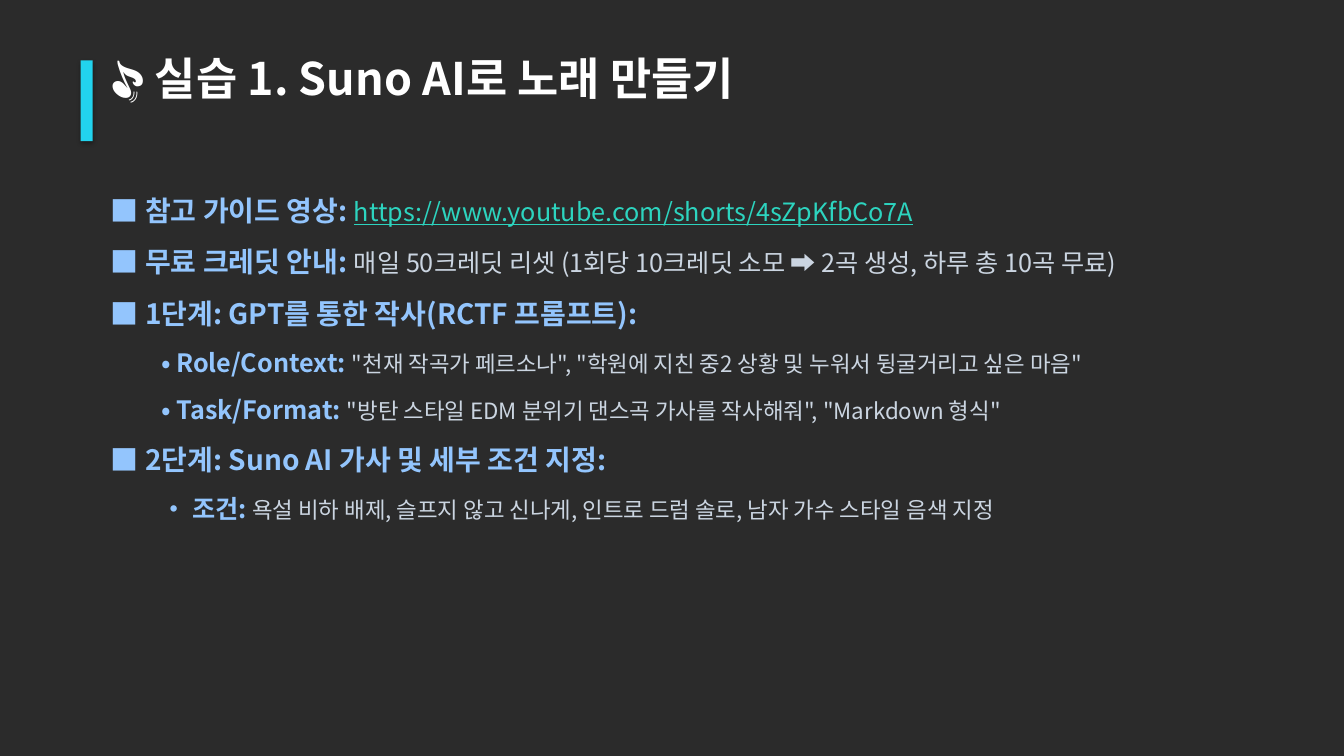
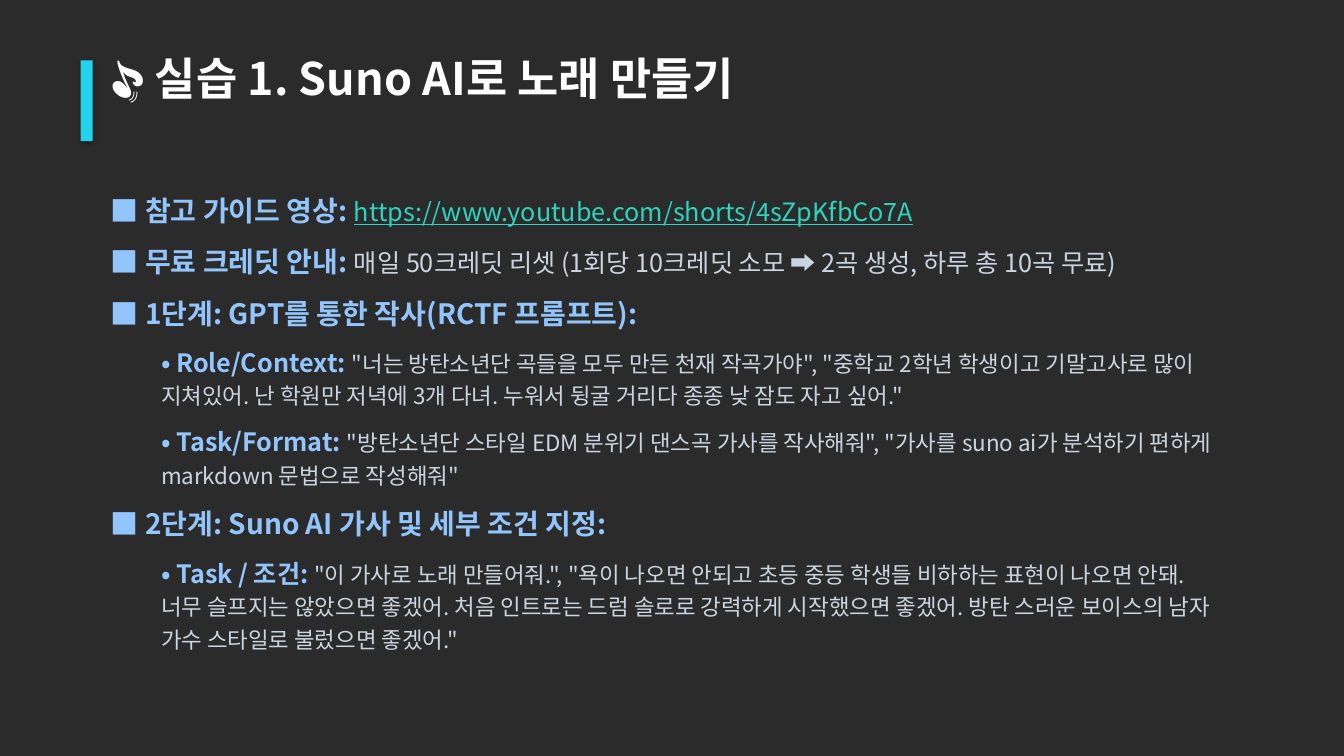
Before and after one commit to dreefinkjk/sky_ai_course, a slide deck: slide 10 of AI_companion_lecture.pptx (slide 11 before the commit). Drawn at 1344x756 pixels with LibreOffice and Linux fonts; fonts in the diff are those of the drawing; background and template pictures are left out; a plain dark background stands for a picture behind light text. Boxes give left, top, right and bottom in pixels: in the first picture for what was removed or moved away, otherwise in the second. Text is boxed around its words. In the diff, an @@ line names an element or a change of style, - is before the commit and + after.

```diff
--- a/AI_companion_lecture.pptx
+++ b/AI_companion_lecture.pptx
@@ text at (161,351,1212,486): text changed @@
-  • Role/Context: "천재 작곡가 페르소나", "학원에 지친 중2 상황 및 누워서 뒹굴거리고 싶은 마음"
-  • Task/Format: "방탄 스타일 EDM 분위기 댄스곡 가사를 작사해줘", "Markdown 형식"
+  • Role/Context: "너는 방탄소년단 곡들을 모두 만든 천재 작곡가야", "중학교 2학년 학생이고 기말고사로 많이 지쳐있어. 난 학원만 저녁에 3개 다녀. 누워서 뒹굴 거리다 종종 낮 잠도 자고 싶어."
+  • Task/Format: "방탄소년단 스타일 EDM 분위기 댄스곡 가사를 작사해줘", "가사를 suno ai가 분석하기 편하게 markdown 문법으로 작성해줘"
@@ text at (161,562,1210,650): text changed @@
-  • 조건: 욕설 비하 배제, 슬프지 않고 신나게, 인트로 드럼 솔로, 남자 가수 스타일 음색 지정
+  • Task / 조건: "이 가사로 노래 만들어줘.", "욕이 나오면 안되고 초등 중등 학생들 비하하는 표현이 나오면 안돼. 너무 슬프지는 않았으면 좋겠어. 처음 인트로는 드럼 솔로로 강력하게 시작했으면 좋겠어. 방탄 스러운 보이스의 남자 가수 스타일로 불렀으면 좋겠어."
```
Also in this commit, not shown: 12 other slides changed, 1 slide removed, 2 other files.
